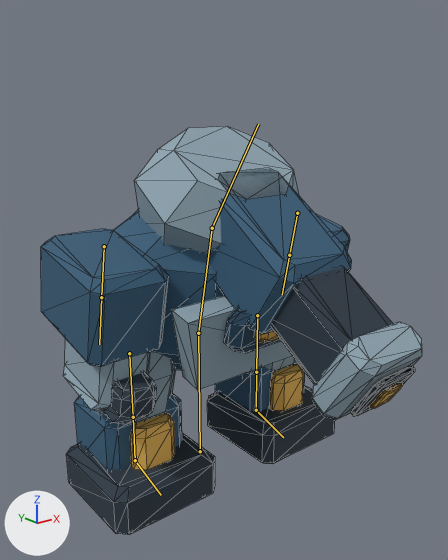
The glTF model units/boss.glb as it was, and as the next commit left it.
Both versions are drawn from a 50 mm lens placed at (-1.08, -1.478, 1.139), pointed at (-0.047, -0.187, 0.622). The axes (+X, +Y, +Z) are drawn at lower left. The lights are the same throughout. The older version comes first. Both versions are drawn at frame 3 of the action 'Attack'; the numbers are the values there. The bones that bend it are drawn over the model as lines. Mesh edges are drawn as thin lines.

In view in the first picture: 'boss_body'.
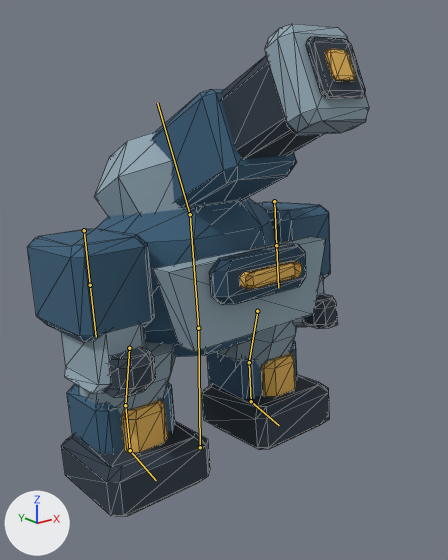
Boxes [x1, y1, x2, y2] around the edits, measured in the pictures (448 x 560 px):
```json
{"object": "boss_body", "change": "posed", "before": [41, 126, 422, 534], "after": [27, 24, 369, 516], "on screen": "10% narrower, 21% taller"}
{"bone": "root", "before": "(200, 451) to (198, 333)", "after": "(200, 447) to (198, 328)"}
{"bone": "thighL", "before": "(257, 315) to (256, 372)", "after": "(257, 311) to (249, 362)"}
{"bone": "shinL", "before": "(256, 372) to (256, 410)", "after": "(249, 362) to (251, 401)"}
{"bone": "thighR", "before": "(129, 353) to (133, 417)", "after": "(129, 348) to (125, 405)"}
{"bone": "shinR", "before": "(133, 417) to (135, 460)", "after": "(125, 405) to (130, 450)"}
{"bone": "torso", "before": "(198, 333) to (212, 228)", "after": "(198, 328) to (190, 214)"}
{"bone": "head", "before": "(212, 228) to (258, 124)", "after": "(190, 214) to (157, 103)"}
```

The change, as JSON lines over the scene's bpy script:
```json
{"block": "bone_root", "where": "bone_root = bpy.data.objects['boss_rig'].pose.bones['root']"}
{"op": "set", "path": "bone_root.location", "old": "(0.0, -0.039, 0.0)", "new": "(0.0, -0.022, 0.0)"}
{"block": "bone_thighl", "where": "bone_thighl = bpy.data.objects['boss_rig'].pose.bones['thighL']  # child of 'root'"}
{"op": "set", "path": "bone_thighl.rotation_quaternion", "old": "(1.0, 0.0, 0.0, 0.0)", "new": "(-0.995, -0.102, 0.0, 0.0)", "note": "degrees (0, 0, 0) -> degrees (12, 0, 0)"}
{"block": "bone_shinl", "where": "bone_shinl = bpy.data.objects['boss_rig'].pose.bones['shinL']  # child of 'thighL'"}
{"op": "set", "path": "bone_shinl.rotation_quaternion", "old": "(1.0, 0.0, 0.0, 0.0)", "new": "(0.988, -0.152, 0.0, 0.0)", "note": "degrees (0, 0, 0) -> degrees (-18, 0, 0)"}
{"block": "bone_thighr", "where": "bone_thighr = bpy.data.objects['boss_rig'].pose.bones['thighR']  # child of 'root'"}
{"op": "set", "path": "bone_thighr.rotation_quaternion", "old": "(1.0, 0.0, 0.0, 0.0)", "new": "(-0.995, -0.102, 0.0, 0.0)", "note": "degrees (0, 0, 0) -> degrees (12, 0, 0)"}
{"block": "bone_shinr", "where": "bone_shinr = bpy.data.objects['boss_rig'].pose.bones['shinR']  # child of 'thighR'"}
{"op": "set", "path": "bone_shinr.rotation_quaternion", "old": "(1.0, 0.0, 0.0, 0.0)", "new": "(0.988, -0.152, 0.0, 0.0)", "note": "degrees (0, 0, 0) -> degrees (-18, 0, 0)"}
{"block": "bone_torso", "where": "bone_torso = bpy.data.objects['boss_rig'].pose.bones['torso']  # child of 'root'"}
{"op": "set", "path": "bone_torso.rotation_quaternion", "old": "(0.995, 0.101, 0.0, 0.0)", "new": "(0.999, -0.051, 0.0, 0.0)", "note": "degrees (12, 0, 0) -> degrees (-6, 0, 0)"}
{"block": "bone_head", "where": "bone_head = bpy.data.objects['boss_rig'].pose.bones['head']  # child of 'torso'"}
{"op": "set", "path": "bone_head.rotation_quaternion", "old": "(0.983, 0.186, 0.0, 0.0)", "new": "(0.984, -0.179, 0.0, 0.0)", "note": "degrees (21, 0, 0) -> degrees (-21, 0, 0)"}
```
